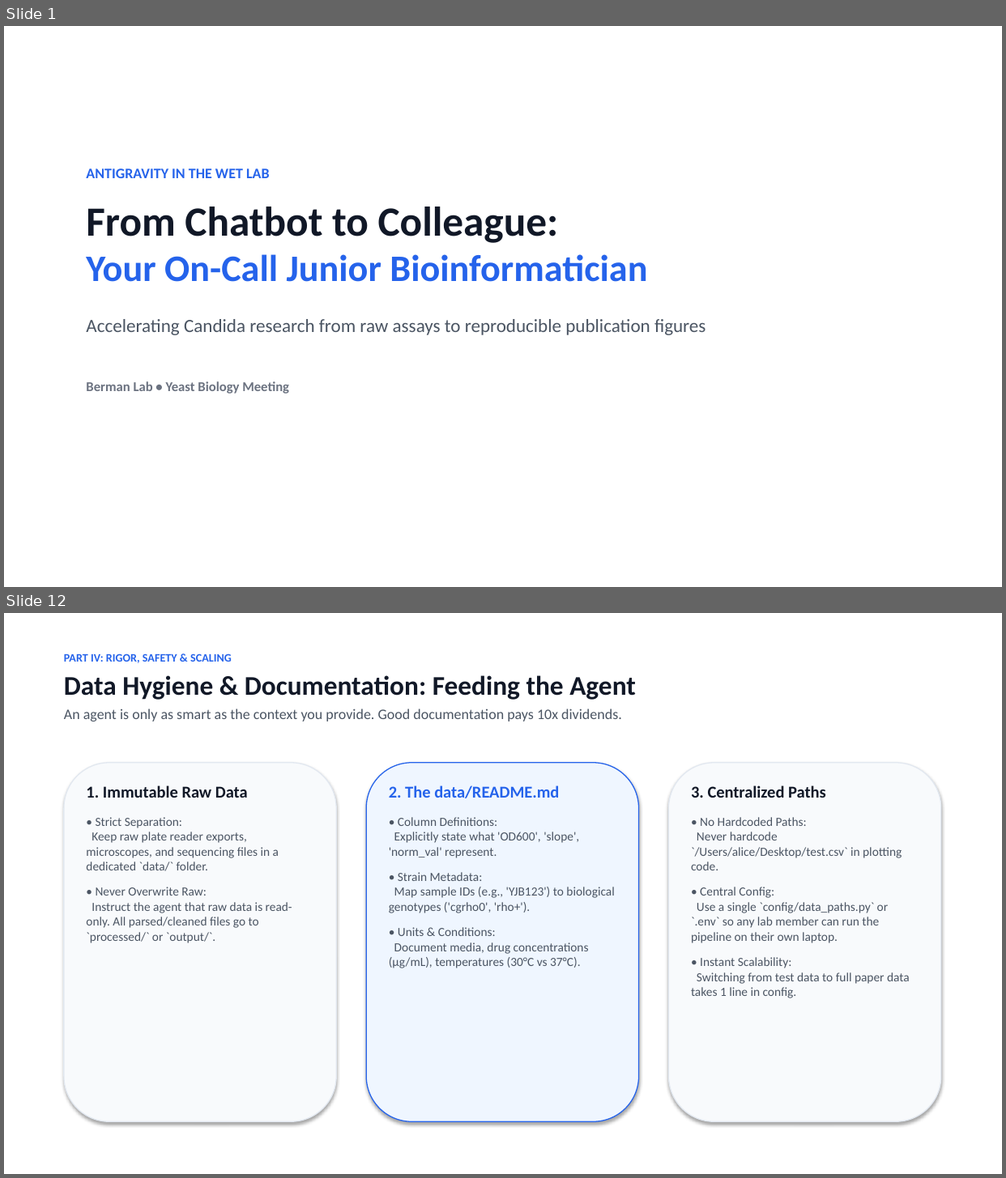
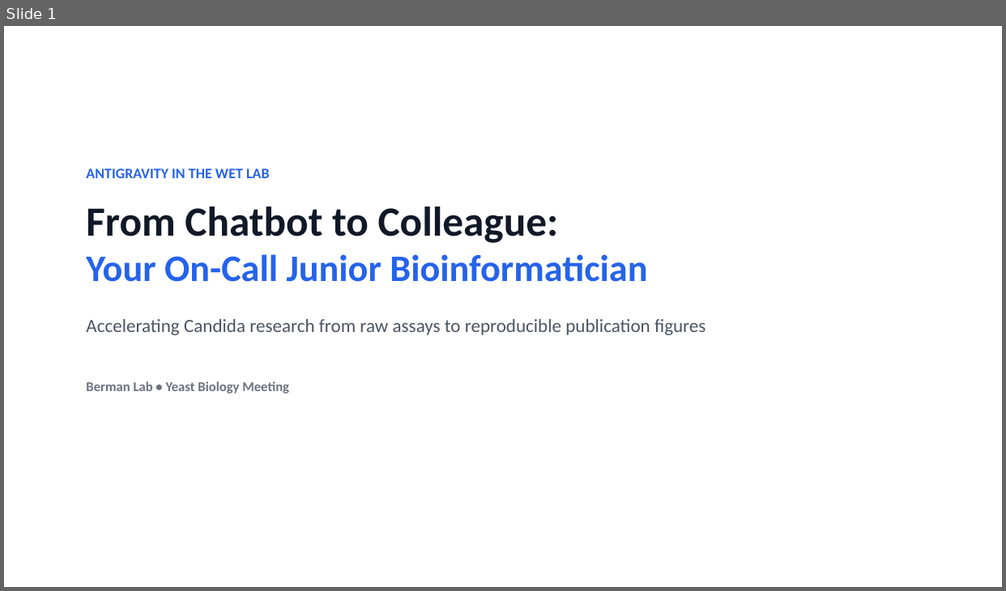
Before and after one commit to berman-lab/antigravity-intoduction-presentation, a slide deck: antigravity_lab_presentation.pptx. Shown one above the other, each under a label of ours: slides 1 and 12 before the commit, slide 1 after it; the slides between them are not shown. The pictures are 1006x1178 and 1006x591 pixels, drawn with LibreOffice and Linux fonts; fonts in the diff are those of the drawing. Boxes give left, top, right and bottom in pixels: in the first picture for what was removed or moved away, otherwise in the second. Text is boxed around its words. In the diff, an @@ line names an element or a change of style, - is before the commit and + after.

```diff
--- a/antigravity_lab_presentation.pptx
+++ b/antigravity_lab_presentation.pptx
@@ slide 12 removed at box(4, 613, 1002, 1174), background #FFFFFF @@
@@ text removed at box(64, 653, 636, 722) @@
-PART IV: RIGOR, SAFETY & SCALING
-Data Hygiene & Documentation: Feeding the Agent
-An agent is only as smart as the context you provide. Good documentation pays 10x dividends.
@@ rounded rectangle removed at box(64, 763, 336, 1122) @@
@@ rounded rectangle removed at box(366, 763, 639, 1122) @@
@@ rounded rectangle removed at box(669, 763, 941, 1122) @@
@@ text removed at box(86, 786, 292, 943) @@
-1. Immutable Raw Data
-• Strict Separation:
-Keep raw plate reader exports, microscopes, and sequencing files in a dedicated `data/` folder.
-• Never Overwrite Raw:
-Instruct the agent that raw data is read-only. All parsed/cleaned files go to `processed/` or `output/`.
@@ text removed at box(389, 786, 614, 969) @@
-2. The data/README.md
-• Column Definitions:
-Explicitly state what 'OD600', 'slope', 'norm_val' represent.
-• Strain Metadata:
-Map sample IDs (e.g., 'YJB123') to biological genotypes ('cgrho0', 'rho+').
-• Units & Conditions:
-Document media, drug concentrations (µg/mL), temperatures (30°C vs 37°C).
@@ text removed at box(691, 786, 910, 999) @@
-3. Centralized Paths
-• No Hardcoded Paths:
-Never hardcode `/Users/alice/Desktop/test.csv` in plotting code.
-• Central Config:
-Use a single `config/data_paths.py` or `.env` so any lab member can run the pipeline on their own laptop.
-• Instant Scalability:
-Switching from test data to full paper data takes 1 line in config.
```
Also in this commit, not shown: 10 slides changed, 7 slides added, 5 other slides removed, 4 other files.
